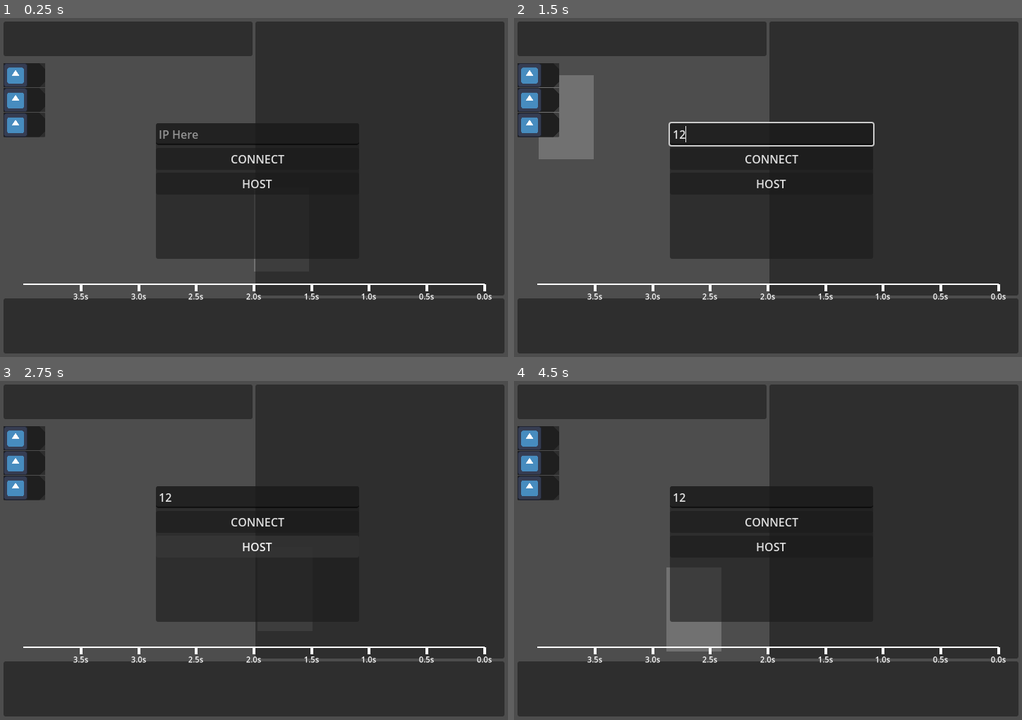
Above: before the commit, frames 1-4 (two rows, left to right).
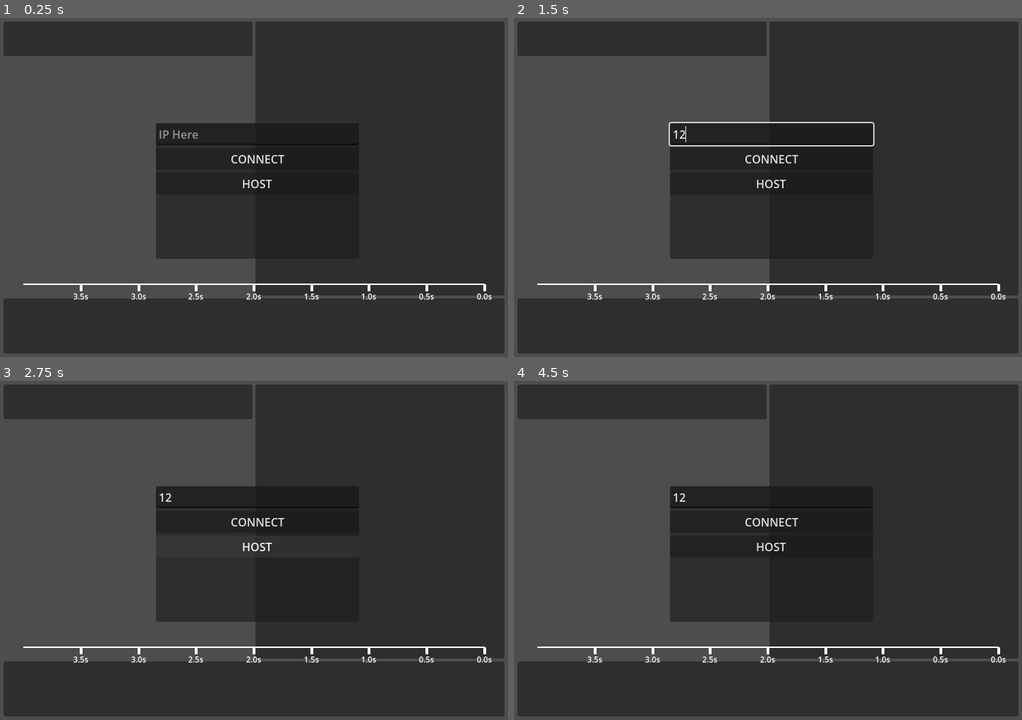
Above: after the commit, the same moments.

Repository: GlitchAnims/latent-depths
Game: Godot game, scene res://scenes/stronghold.tscn
Same seed, same stepped clock (60 frames per second), same inputs: the game is played once before the commit and once after it. The engine's default icon, where the game draws it, is replaced by a stand-in: a white triangle on a blue panel in a dark square.
Inputs (mouse positions are in pixels of both pictures, inside the frame that each line leads up to):
- Up to frame 1 (0.25 s): no input
- Up to frame 2 (1.5 s): click (773, 133) at 0.52 s; type "12" at 0.6 s; click (539, 75) at 1.27 s
- Up to frame 3 (2.75 s): click "HOST" at 2 s
- Up to frame 4 (4.5 s): click "CONNECT" at 2.75 s; move the mouse to (879, 533) at 3.52 s; hold D (ACT_East) 3.53-4.28 s; hold Shift (ACT_Shift) 3.53-4.28 s; move the mouse to (666, 567) at 4.27 s; hold S (ACT_South) from 4.28 s (still down); click (666, 567) at 4.35 s

The runs differ from the first frame. In frame 1, 1.4% of the frame differs, in the area x 0-51%, y 13-75%; in frame 2, 3.3%, in the area x 0-16%, y 13-42%; in frame 3, 1.3%; in frame 4, 2.4%.

Commit message:
Cleared skill buttons

Diff:
--- a/scenes/stronghold.tscn
+++ b/scenes/stronghold.tscn
@@ -73,6 +73,7 @@
 [node name="MouseShite" type="Node2D" parent="Encompass" unique_id=1435703666]
 
 [node name="MouseTooltip" parent="Encompass/MouseShite" unique_id=404117395 instance=ExtResource("5_cf4id")]
+visible = false
 
 [node name="VBox1" type="VBoxContainer" parent="Encompass" unique_id=437500129]
 layout_mode = 2
--- a/scripts/HUD/SkillRack.gd
+++ b/scripts/HUD/SkillRack.gd
@@ -1,6 +1,9 @@
 class_name SkillRack extends VBoxContainer
 
 const skillbutton_scene: PackedScene = preload("res://scenes/HUD/skill_button.tscn")
+
+func _ready() -> void:
+	_ClearSkillButtons()
 
 func _ClearSkillButtons() -> void:
 	for child in get_children():
